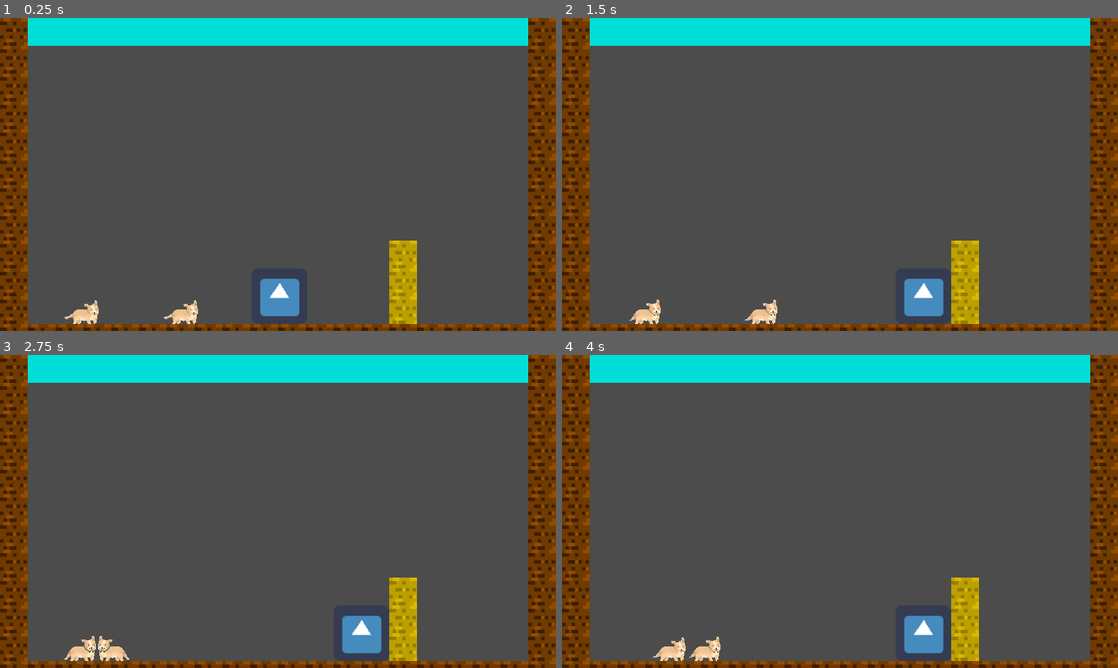
Above: before the commit, frames 1-4 (two rows, left to right).
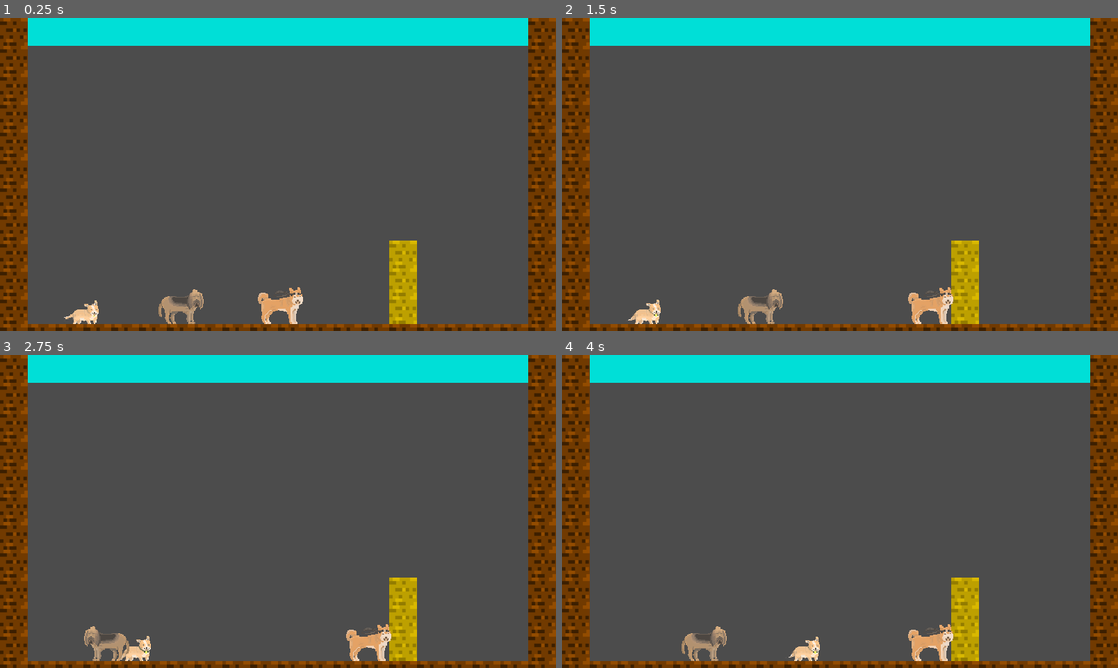
Above: after the commit, the same moments.

Repository: doge-io/temmie
Game: Godot game, scene res://levels/Level1.tscn
Two runs of this game, one before a commit and one after it. Both use one fixed random seed, a clock stepped at 60 frames per second and the inputs below. Before the commit the project starts from res://Level1.tscn. The engine's default icon, where the game draws it, is replaced by a stand-in: a white triangle on a blue panel in a dark square.
Inputs:
- Up to frame 1 (0.25 s): no input
- Up to frame 2 (1.5 s): hold Space (ui_select) 0.53-1.28 s; hold Right (ui_right) from 0.53 s (still down); tap Space (ui_select) at 1.35 s
- Up to frame 3 (2.75 s): tap Space (ui_select) at 1.52, 1.82 s; release Right (ui_right) at 2.03 s; hold Left (ui_left) from 2.03 s (still down); hold Space (ui_select) from 2.03 s (still down)
- Up to frame 4 (4 s): release Left (ui_left) at 2.78 s; release Space (ui_select) at 2.78 s; hold Right (ui_right) from 2.78 s (still down); tap Space (ui_select) at 2.85, 3.02, 3.32 s; hold Space (ui_select) from 3.53 s (still down)

The runs differ from the first frame. In frame 1, 1.5% of the frame differs, in the area x 28-55%, y 83-98%; in frame 2, 1.6%; in frame 3, 2.0%; in frame 4, 2.0%, in the area x 16-71%, y 83-98%.

Commit message:
Added Shiba cloud resources & rearranged directory

Diff:
--- a/game/Bloodhound.tscn
+++ /dev/null
@@ -1,48 +0,0 @@
-[gd_scene load_steps=11 format=2]
-
-[ext_resource path="res://Bloodhound.gd" type="Script" id=1]
-[ext_resource path="res://animations/corgi_idle0000.png" type="Texture" id=2]
-[ext_resource path="res://animations/corgi_idle0001.png" type="Texture" id=3]
-[ext_resource path="res://animations/corgi_idle0002.png" type="Texture" id=4]
-[ext_resource path="res://animations/corgi_idle0003.png" type="Texture" id=5]
-[ext_resource path="res://animations/corgi_idle0004.png" type="Texture" id=6]
-[ext_resource path="res://animations/corgi_idle0005.png" type="Texture" id=7]
-[ext_resource path="res://animations/corgi_idle0006.png" type="Texture" id=8]
-[ext_resource path="res://animations/corgi_idle0007.png" type="Texture" id=9]
-
-[sub_resource type="SpriteFrames" id=1]
-
-animations = [ {
-"frames": [ ExtResource( 2 ), ExtResource( 3 ), ExtResource( 4 ), ExtResource( 5 ), ExtResource( 6 ), ExtResource( 7 ), ExtResource( 8 ), ExtResource( 9 ) ],
-"loop": true,
-"name": "Idle",
-"speed": 8.0
-} ]
-
-[node name="Bloodhound" type="KinematicBody2D"]
-
-position = Vector2( 207.455, 317.346 )
-input_pickable = false
-collision_layer = 1
-collision_mask = 3
-collision/safe_margin = 0.08
-script = ExtResource( 1 )
-_sections_unfolded = [ "Collision", "Pickable" ]
-__meta__ = {
-"_edit_group_": true
-}
-
-[node name="AnimatedSprite" type="AnimatedSprite" parent="." index="0"]
-
-position = Vector2( -32, -32 )
-frames = SubResource( 1 )
-animation = "Idle"
-frame = 2
-playing = true
-centered = false
-offset = Vector2( 0, 15 )
-
-[node name="CollisionPolygon2D" type="CollisionPolygon2D" parent="." index="1"]
-
-build_mode = 0
-polygon = PoolVector2Array( 18, 32, 18, 14, -22, 14, -22, 32 )
--- a/game/Cloud.tscn
+++ /dev/null
@@ -1,37 +0,0 @@
-[gd_scene load_steps=3 format=2]
-
-[ext_resource path="res://icon.png" type="Texture" id=1]
-
-[sub_resource type="RectangleShape2D" id=1]
-
-custom_solver_bias = 0.0
-extents = Vector2( 31.5039, 29.6751 )
-
-[node name="Cloud" type="StaticBody2D"]
-
-position = Vector2( 361.757, 412.93 )
-scale = Vector2( 1, 0.301272 )
-input_pickable = false
-collision_layer = 2
-collision_mask = 2
-constant_linear_velocity = Vector2( 0, 0 )
-constant_angular_velocity = 0.0
-friction = 1.0
-bounce = 0.0
-_sections_unfolded = [ "Collision", "Pickable" ]
-__meta__ = {
-"_edit_group_": true
-}
-
-[node name="CollisionShape2D" type="CollisionShape2D" parent="." index="0"]
-
-position = Vector2( 0, 1.98743 )
-shape = SubResource( 1 )
-one_way_collision = true
-_sections_unfolded = [ "Material", "Visibility" ]
-
-[node name="Cloud" type="Sprite" parent="." index="1"]
-
-modulate = Color( 0.0273438, 0.0273438, 0.0273438, 1 )
-texture = ExtResource( 1 )
-_sections_unfolded = [ "Material", "Visibility" ]
--- a/game/Shiba.tscn
+++ /dev/null
@@ -1,35 +0,0 @@
-[gd_scene load_steps=4 format=2]
-
-[ext_resource path="res://Shiba.gd" type="Script" id=1]
-[ext_resource path="res://icon.png" type="Texture" id=2]
-
-[sub_resource type="RectangleShape2D" id=1]
-
-custom_solver_bias = 0.0
-extents = Vector2( 32, 32 )
-
-[node name="Shiba" type="KinematicBody2D"]
-
-position = Vector2( 349.359, 321.761 )
-input_pickable = false
-collision_layer = 1
-collision_mask = 1
-collision/safe_margin = 0.08
-script = ExtResource( 1 )
-_sections_unfolded = [ "Collision", "Pickable", "Transform" ]
-__meta__ = {
-"_edit_group_": true
-}
-
-[node name="Sprite" type="Sprite" parent="." index="0"]
-
-position = Vector2( -32, -32 )
-texture = ExtResource( 2 )
-centered = false
-_sections_unfolded = [ "Offset" ]
-
-[node name="CollisionShape2D" type="CollisionShape2D" parent="." index="1"]
-
-shape = SubResource( 1 )
-one_way_collision = true
-_sections_unfolded = [ "Transform" ]
--- /dev/null
+++ b/game/characters/Bloodhound.tscn
@@ -0,0 +1,40 @@
+[gd_scene load_steps=5 format=2]
+
+[ext_resource path="res://characters/Bloodhound.gd" type="Script" id=1]
+[ext_resource path="res://animations/bloodhound_idle0000.png" type="Texture" id=2]
+
+[sub_resource type="SpriteFrames" id=1]
+
+animations = [ {
+"frames": [ ExtResource( 2 ) ],
+"loop": true,
+"name": "default",
+"speed": 5.0
+} ]
+
+[sub_resource type="RectangleShape2D" id=2]
+
+custom_solver_bias = 0.0
+extents = Vector2( 27.0819, 16.2982 )
+
+[node name="Bloodhound" type="KinematicBody2D"]
+
+position = Vector2( 215.834, 321.153 )
+input_pickable = false
+collision_layer = 1
+collision_mask = 2
+collision/safe_margin = 0.08
+script = ExtResource( 1 )
+_sections_unfolded = [ "Collision", "Pickable" ]
+
+[node name="AnimatedSprite" type="AnimatedSprite" parent="." index="0"]
+
+position = Vector2( -4.09706, 8.41193 )
+frames = SubResource( 1 )
+animation = "default"
+
+[node name="CollisionShape2D" type="CollisionShape2D" parent="." index="1"]
+
+position = Vector2( -0.970627, 15.8532 )
+shape = SubResource( 2 )
+one_way_collision = true
--- a/game/Corgi.gd
+++ b/game/characters/Corgi.gd
@@ -11,6 +11,9 @@
 const GRAVITY = 20
 const SPEED = 200
 const JUMP_HEIGHT = 400
+func _ready():
+	pass
+
 func _physics_process(delta):
 	motion.y += GRAVITY
 	if active:
--- a/game/Corgi.tscn
+++ b/game/characters/Corgi.tscn
@@ -1,6 +1,6 @@
 [gd_scene load_steps=11 format=2]
 
-[ext_resource path="res://Corgi.gd" type="Script" id=1]
+[ext_resource path="res://characters/Corgi.gd" type="Script" id=1]
 [ext_resource path="res://animations/corgi_idle0000.png" type="Texture" id=2]
 [ext_resource path="res://animations/corgi_idle0001.png" type="Texture" id=3]
 [ext_resource path="res://animations/corgi_idle0002.png" type="Texture" id=4]
@@ -9,6 +9,7 @@
 [ext_resource path="res://animations/corgi_idle0005.png" type="Texture" id=7]
 [ext_resource path="res://animations/corgi_idle0006.png" type="Texture" id=8]
 [ext_resource path="res://animations/corgi_idle0007.png" type="Texture" id=9]
+
 
 [sub_resource type="SpriteFrames" id=1]
 
@@ -19,7 +20,7 @@
 "speed": 8.0
 } ]
 
-[node name="Corgi" type="KinematicBody2D" index="0"]
+[node name="Corgi" type="KinematicBody2D"]
 
 position = Vector2( 96, 320 )
 input_pickable = false
@@ -27,6 +28,7 @@
 collision_mask = 1
 collision/safe_margin = 0.08
 script = ExtResource( 1 )
+_sections_unfolded = [ "Collision", "Pickable", "collision" ]
 __meta__ = {
 "_edit_group_": true
 }
@@ -36,7 +38,7 @@
 position = Vector2( -32, -32 )
 frames = SubResource( 1 )
 animation = "Idle"
-frame = 3
+frame = 2
 playing = true
 centered = false
 offset = Vector2( 0, 15 )
--- a/game/Shiba.gd
+++ b/game/characters/Shiba.gd
@@ -9,6 +9,7 @@
 const GRAVITY = 20
 const SPEED = 200
 const JUMP_HEIGHT = 400
+const CLOUD_TIMER = 9
 
 var motion = Vector2()
 var double_jumped = false
@@ -16,15 +17,27 @@
 var cloud = null
 onready var active = false
 onready var cloud_created = false
+
+var timer = null
 func _ready():
-	cloudObj = load("res://Cloud.tscn")
+	cloudObj = load("res://resources/Cloud.tscn")
+	timer = Timer.new()
+	timer.set_one_shot(true)
+	timer.set_wait_time(CLOUD_TIMER)
+	timer.connect("timeout", self, "on_timeout_complete")
+	add_child(timer)
+
+	set_collision_mask_bit(1, false)
+
 func _physics_process(delta):
 	motion.y += GRAVITY
 	if active:
 		if Input.is_action_pressed("ui_right"):
 			motion.x = SPEED
+			$AnimatedSprite.flip_h = false
 		elif Input.is_action_pressed("ui_left"):
 			motion.x = -SPEED
+			$AnimatedSprite.flip_h = true
 		else:
 			motion.x = 0
 
@@ -38,14 +51,20 @@
 
 				if cloud_created:
 					get_parent().remove_child(cloud)
-				cloud = cloudObj.instance()
-				cloud.position = get_position()
-				cloud.position.y += 16
-				get_node("/root/Level1").add_child(cloud)
-				cloud_created = true
-
-
+				spawn_cloud()
 	else:
 		motion.x = 0
 
 	motion = move_and_slide(motion, UP)
+
+func on_timeout_complete():
+	cloud.remove_child(cloud.get_child(0))
+
+
+func spawn_cloud():
+	cloud = cloudObj.instance()
+	cloud.position = get_position()
+	cloud.position.y += 16
+	get_parent().add_child(cloud)
+	cloud_created = true
+	timer.start()
--- /dev/null
+++ b/game/characters/Shiba.tscn
@@ -0,0 +1,46 @@
+[gd_scene load_steps=5 format=2]
+
+[ext_resource path="res://characters/Shiba.gd" type="Script" id=1]
+[ext_resource path="res://animations/shibe_idle0000.png" type="Texture" id=2]
+
+
+[sub_resource type="RectangleShape2D" id=1]
+
+custom_solver_bias = 0.0
+extents = Vector2( 24.7307, 15.7461 )
+
+[sub_resource type="SpriteFrames" id=2]
+
+animations = [ {
+"frames": [ ExtResource( 2 ) ],
+"loop": true,
+"name": "default",
+"speed": 5.0
+} ]
+_sections_unfolded = [ "Resource" ]
+
+[node name="Shiba" type="KinematicBody2D"]
+
+position = Vector2( 357.958, 311.658 )
+input_pickable = false
+collision_layer = 1
+collision_mask = 1
+collision/safe_margin = 0.08
+script = ExtResource( 1 )
+_sections_unfolded = [ "Collision", "Pickable", "Transform" ]
+__meta__ = {
+"_edit_group_": true
+}
+
+[node name="CollisionShape2D" type="CollisionShape2D" parent="." index="0"]
+
+position = Vector2( 1.19165, 11.5192 )
+shape = SubResource( 1 )
+one_way_collision = true
+_sections_unfolded = [ "Transform" ]
+
+[node name="AnimatedSprite" type="AnimatedSprite" parent="." index="1"]
+
+frames = SubResource( 2 )
+animation = "default"
+_sections_unfolded = [ "Material", "Visibility" ]
--- a/game/World.gd
+++ b/game/levels/Level1.gd
@@ -1,8 +1,8 @@
 extends Node
 
-onready var players = [get_node("/root/Level1/Corgi"),
-					   get_node("/root/Level1/Shiba"),
-					   get_node("/root/Level1/Bloodhound")]
+onready var players = [get_node("Corgi"),
+					   get_node("Shiba"),
+					   get_node("Bloodhound")]
 
 onready var current_player_index = 0
 func _ready():
@@ -13,7 +13,6 @@
 func _input(event):
 	if event.is_action_pressed("ui_select"):
     # Just an ugly boolean switch :D
-		print(players[current_player_index])
 		players[current_player_index].active = false
 		current_player_index = 0 if current_player_index >= len(players)-1 else current_player_index + 1
 		players[current_player_index].active = true
--- a/game/Level1.tscn
+++ b/game/levels/Level1.tscn
@@ -1,10 +1,10 @@
 [gd_scene load_steps=6 format=2]
 
-[ext_resource path="res://World.gd" type="Script" id=1]
-[ext_resource path="res://Corgi.tscn" type="PackedScene" id=2]
-[ext_resource path="res://Shiba.tscn" type="PackedScene" id=3]
-[ext_resource path="res://tilesets/sample.tres" type="TileSet" id=4]
-[ext_resource path="res://Bloodhound.tscn" type="PackedScene" id=5]
+[ext_resource path="res://levels/Level1.gd" type="Script" id=1]
+[ext_resource path="res://characters/Corgi.tscn" type="PackedScene" id=2]
+[ext_resource path="res://tilesets/sample.tres" type="TileSet" id=3]
+[ext_resource path="res://characters/Bloodhound.tscn" type="PackedScene" id=4]
+[ext_resource path="res://characters/Shiba.tscn" type="PackedScene" id=5]
 
 [node name="Level1" type="Node" index="0"]
 
@@ -12,16 +12,10 @@
 
 [node name="Corgi" parent="." index="0" instance=ExtResource( 2 )]
 
-_sections_unfolded = [ "Collision" ]
-
-[node name="Shiba" parent="." index="1" instance=ExtResource( 3 )]
-
-position = Vector2( 321.292, 318.031 )
-
-[node name="TileMap" type="TileMap" parent="." index="2"]
+[node name="TileMap" type="TileMap" parent="." index="1"]
 
 mode = 0
-tile_set = ExtResource( 4 )
+tile_set = ExtResource( 3 )
 cell_size = Vector2( 32, 32 )
 cell_quadrant_size = 16
 cell_custom_transform = Transform2D( 1, 0, 0, 1, 0, 0 )
@@ -42,6 +36,11 @@
 "_edit_lock_": true
 }
 
-[node name="Bloodhound" parent="." index="3" instance=ExtResource( 5 )]
+[node name="Bloodhound" parent="." index="2" instance=ExtResource( 4 )]
 
 position = Vector2( 210.033, 318.127 )
+
+[node name="Shiba" parent="." index="3" instance=ExtResource( 5 )]
+
+position = Vector2( 320.623, 324.386 )
+collision_mask = 3
--- a/game/project.godot
+++ b/game/project.godot
@@ -11,7 +11,7 @@
 [application]
 
 config/name="Dogs"
-run/main_scene="res://Level1.tscn"
+run/main_scene="res://levels/Level1.tscn"
 boot_splash/fullsize=false
 config/icon="res://icon.png"
 
--- /dev/null
+++ b/game/resources/Cloud.gd
@@ -0,0 +1,16 @@
+extends StaticBody2D
+
+# class member variables go here, for example:
+# var a = 2
+# var b = "textvar"
+
+onready var sprite = get_node("CloudSprite")
+onready var effect = get_node("Effect")
+func _ready():
+	effect.interpolate_property(sprite, 'modulate',
+        Color(1, 1, 1, 1), Color(1, 1, 1, 0), 10,
+        Tween.TRANS_LINEAR, Tween.EASE_IN)
+	effect.start()
+
+func _on_Effect_tween_completed(object, key):
+	queue_free()
--- /dev/null
+++ b/game/resources/Cloud.tscn
@@ -0,0 +1,64 @@
+[gd_scene load_steps=6 format=2]
+
+[ext_resource path="res://resources/Cloud.gd" type="Script" id=1]
+[ext_resource path="res://animations/cloud-platform0000.png" type="Texture" id=2]
+[ext_resource path="res://animations/cloud-platform0001.png" type="Texture" id=3]
+
+
+[sub_resource type="RectangleShape2D" id=1]
+
+custom_solver_bias = 0.0
+extents = Vector2( 29.6484, 27.4711 )
+
+[sub_resource type="SpriteFrames" id=2]
+
+animations = [ {
+"frames": [ ExtResource( 2 ), ExtResource( 3 ) ],
+"loop": true,
+"name": "default",
+"speed": 5.0
+} ]
+
+[node name="Cloud" type="StaticBody2D"]
+
+position = Vector2( 361.757, 412.715 )
+scale = Vector2( 1, 0.301272 )
+input_pickable = false
+collision_layer = 2
+collision_mask = 0
+constant_linear_velocity = Vector2( 0, 0 )
+constant_angular_velocity = 0.0
+friction = 1.0
+bounce = 0.0
+script = ExtResource( 1 )
+_sections_unfolded = [ "Collision", "Pickable" ]
+
+[node name="Hitbox" type="CollisionShape2D" parent="." index="0"]
+
+position = Vector2( -1.28781, -0.149902 )
+rotation = 3.14159
+shape = SubResource( 1 )
+one_way_collision = true
+_sections_unfolded = [ "Material", "Transform", "Visibility" ]
+
+[node name="Effect" type="Tween" parent="." index="1"]
+
+repeat = false
+playback_process_mode = 1
+playback_speed = 1.0
+playback/active = false
+playback/repeat = false
+playback/speed = 1.0
+
+[node name="CloudSprite" type="AnimatedSprite" parent="." index="2"]
+
+position = Vector2( 0.130193, -4.06789 )
+scale = Vector2( 1.97871, 4.45279 )
+frames = SubResource( 2 )
+animation = "default"
+playing = true
+__meta__ = {
+"_edit_lock_": true
+}
+
+[connection signal="tween_completed" from="Effect" to="." method="_on_Effect_tween_completed"]
--- a/game/Tileset.tscn
+++ b/game/resources/Tileset.tscn
@@ -12,7 +12,7 @@
 custom_solver_bias = 0.0
 extents = Vector2( 16, 16 )
 
-[node name="Tileset" type="Node"]
+[node name="Tileset" type="Node" index="0"]
 
 [node name="Dirt" type="Sprite" parent="." index="0"]
 
Binary file added: game/animations/bloodhound_idle0000.png
Not shown, added: game/animations/bloodhound_idle0000.png.import
Binary file added: game/animations/cloud-platform0000.png
Not shown, added: game/animations/cloud-platform0000.png.import
Binary file added: game/animations/cloud-platform0001.png
Not shown, added: game/animations/cloud-platform0001.png.import
Binary file added: game/animations/shibe_idle0000.png
Not shown, added: game/animations/shibe_idle0000.png.import
Renamed: game/Bloodhound.gd -> game/characters/Bloodhound.gd
Renamed: game/DebugWalls.tres -> game/resources/DebugWalls.tres
